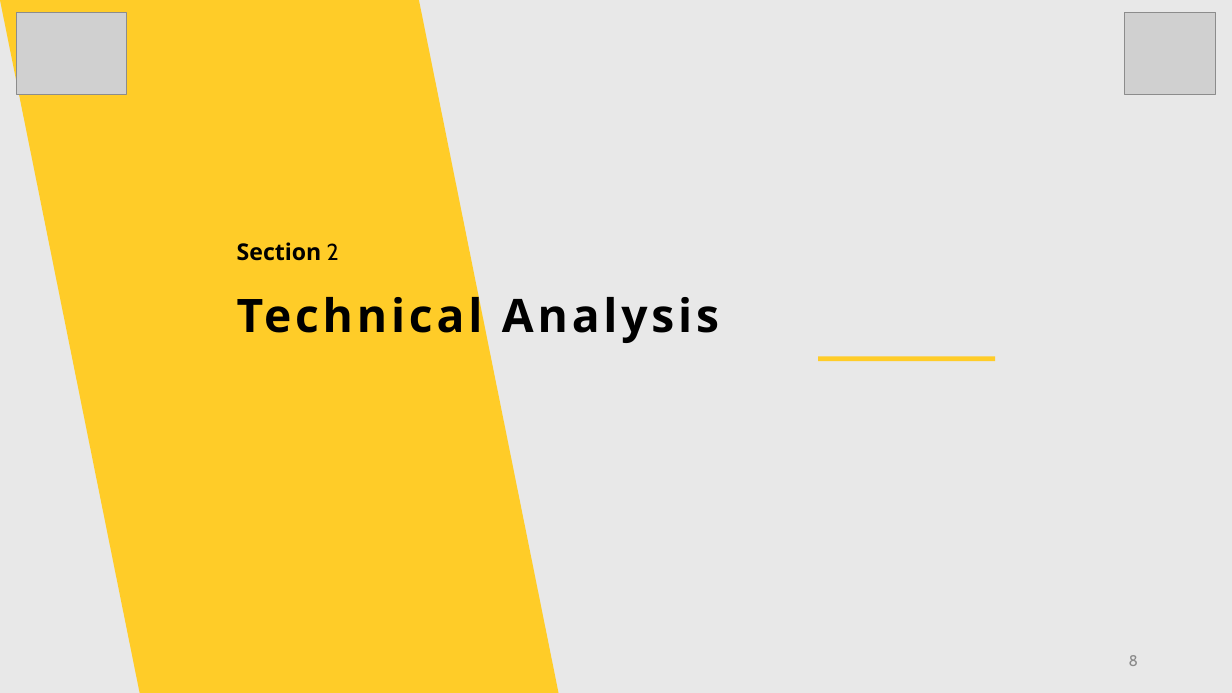
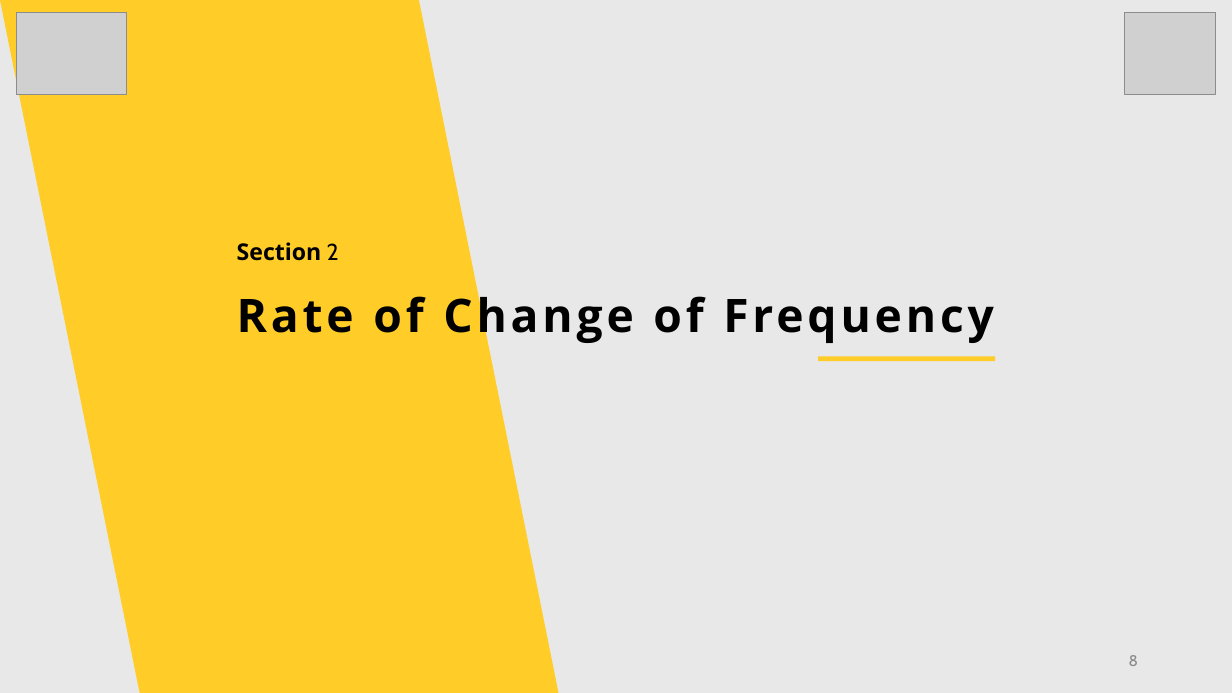
Before and after one commit to brmurray/apagon_april28, a slide deck: slide 8 of reports/Apragon_April28.pptx. Drawn at 1232x693 pixels with LibreOffice and Linux fonts; fonts in the diff are those of the drawing; grey boxes stand for pictures. Boxes give left, top, right and bottom in pixels: in the first picture for what was removed or moved away, otherwise in the second. Text is boxed around its words. In the diff, an @@ line names an element or a change of style, - is before the commit and + after.

```diff
--- a/reports/Apragon_April28.pptx
+++ b/reports/Apragon_April28.pptx
@@ text at box(237, 289, 993, 344): text changed @@
-Technical Analysis
+Rate of Change of Frequency
```
Also in this commit, not shown: 3 slides added, 6 other files.
